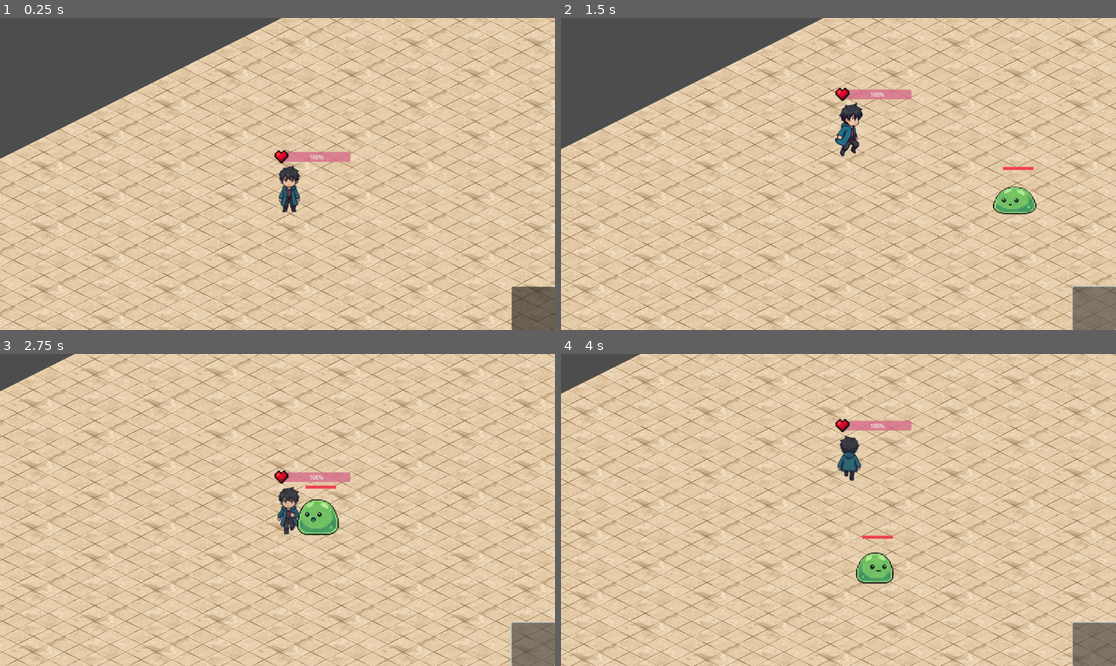
Above: before the commit, frames 1-4 (two rows, left to right).
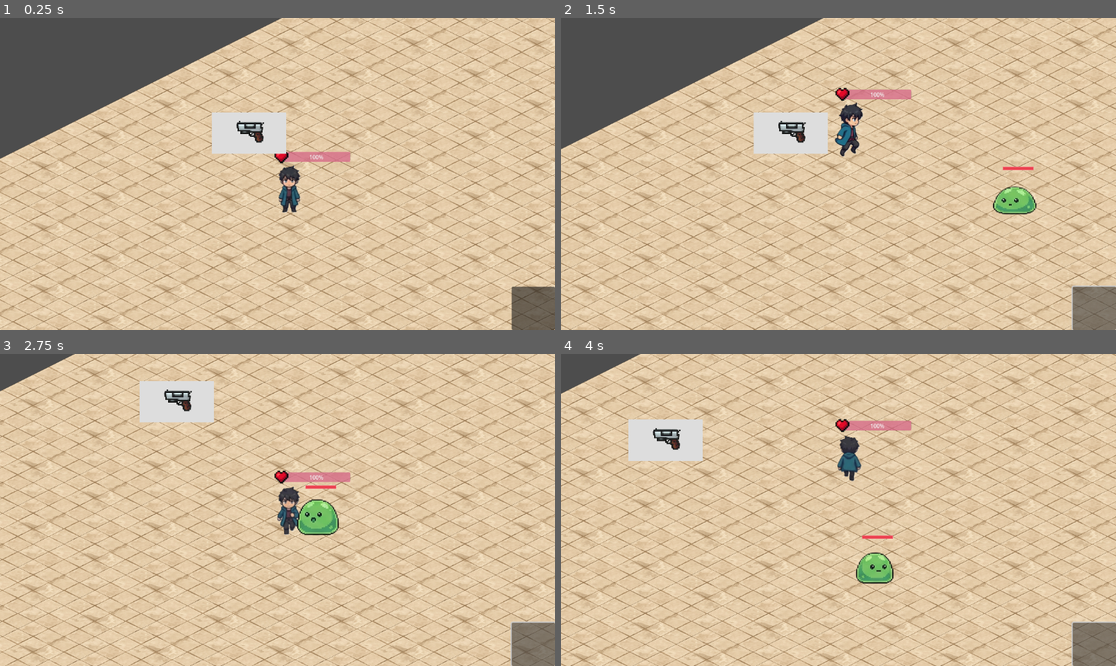
Above: after the commit, the same moments.

Repository: Fiona361123/Survive-till-Last
Game: Godot game, scene res://Floor.tscn
The game is run twice, just before and just after one commit, with the same random seed, the same clock (stepped at 60 frames per second) and the same inputs. This scene is started directly instead of the project's main scene. The engine's default icon, where the game draws it, is replaced by a stand-in: a white triangle on a blue panel in a dark square.
Inputs (mouse positions are in pixels of both pictures, inside the frame that each line leads up to):
- Up to frame 1 (0.25 s): no input
- Up to frame 2 (1.5 s): click (1093, 308) at 0.5 s; tap Enter (ui_accept) at 1.25 s; hold Right (ui_right) from 1.28 s (still down)
- Up to frame 3 (2.75 s): tap Enter (ui_accept) at 1.52, 2.27 s; release Right (ui_right) at 2.03 s; hold Down (ui_down) from 2.03 s (still down)
- Up to frame 4 (4 s): release Down (ui_down) at 2.78 s; hold Right (ui_right) 2.78-3.53 s; hold Up (ui_up) from 3.53 s (still down); tap Enter (ui_accept) at 3.77 s

The runs differ from the first frame. In frame 1, 1.8% of the frame differs, in the area x 38-52%, y 30-44%; in frame 2, 1.8%; in frame 3, 1.8%; in frame 4, 1.8%, in the area x 12-26%, y 20-35%.

Commit message:
commit changes

Diff:
--- a/Floor.tscn
+++ b/Floor.tscn
@@ -8,6 +8,7 @@
 [ext_resource type="PackedScene" uid="uid://b0dr5ir16a8ga" path="res://Character/Player.tscn" id="6_yrkb7"]
 [ext_resource type="PackedScene" uid="uid://ln4sqbmynwsn" path="res://Enemy/enemy.tscn" id="7_0gdli"]
 [ext_resource type="Script" uid="uid://d13cn23j4q5ys" path="res://map-boundary.gd" id="8_gq7au"]
+[ext_resource type="PackedScene" uid="uid://s23yos4qiwry" path="res://weapons/pickups/gun_Pickup.tscn" id="9_f2mh0"]
 
 [sub_resource type="TileSetAtlasSource" id="TileSetAtlasSource_yrkb7"]
 texture = ExtResource("1_3tt66")
@@ -69,3 +70,5 @@
 position = Vector2(1117.4888, -266.56378)
 build_mode = 1
 polygon = PackedVector2Array(-2900.4888, 1651.5637, -1548.4888, 992.5638, -2325.4888, 602.5638, -906.4888, -95.43622, - …(764 unchanged characters)…
+
+[node name="GunPickup" parent="." unique_id=1823180530 instance=ExtResource("9_f2mh0")]
--- a/weapons/Gun.tscn
+++ b/weapons/Gun.tscn
@@ -1,10 +1,6 @@
-[gd_scene format=3 uid="uid://hy4mmojpmnbo"]
+[gd_scene format=3 uid="uid://3qf7ulm17uvx"]
 
 [ext_resource type="Script" uid="uid://b638vaoxuarxl" path="res://weapons/pickups/gunPickup.gd" id="1_kp4bd"]
 
 [node name="GunPickUp" type="Area2D" unique_id=661040393]
 script = ExtResource("1_kp4bd")
-
-[node name="CollisionShape2D" type="CollisionShape2D" parent="." unique_id=1530571097]
-
-[node name="Sprite2D" type="Sprite2D" parent="." unique_id=1454067153]
--- a/weapons/gun/Bullet.tscn
+++ b/weapons/gun/Bullet.tscn
@@ -1,6 +1,10 @@
 [gd_scene format=3 uid="uid://b7qvg8reecsi"]
 
 [ext_resource type="Script" uid="uid://ccfhusj11ylyw" path="res://weapons/gun/bullet.gd" id="1_nejg2"]
+[ext_resource type="Texture2D" uid="uid://de4he0wdq8nnx" path="res://icon.svg" id="2_35b77"]
+
+[sub_resource type="CircleShape2D" id="CircleShape2D_enfu2"]
+radius = 4.0
 
 [node name="Bullet" type="Node2D" unique_id=1137349482]
 script = ExtResource("1_nejg2")
@@ -8,5 +12,7 @@
 [node name="HitArea" type="Area2D" parent="." unique_id=1919507090]
 
 [node name="CollisionShape2D" type="CollisionShape2D" parent="HitArea" unique_id=823630970]
+shape = SubResource("CircleShape2D_enfu2")
 
 [node name="Sprite2D" type="Sprite2D" parent="." unique_id=2102250280]
+texture = ExtResource("2_35b77")
--- a/weapons/gun/Gun.tscn
+++ b/weapons/gun/Gun.tscn
@@ -1,3 +1,18 @@
 [gd_scene format=3 uid="uid://b03bsxovcm7u6"]
 
-[node name="Gun_tscn" type="Node2D" unique_id=1890288753]
+[ext_resource type="Script" uid="uid://6ekiel038nn0" path="res://weapons/gun/gun.gd" id="1_2hm6b"]
+[ext_resource type="PackedScene" uid="uid://b7qvg8reecsi" path="res://weapons/gun/Bullet.tscn" id="2_rb71s"]
+[ext_resource type="Texture2D" uid="uid://de4he0wdq8nnx" path="res://icon.svg" id="3_axhu5"]
+
+[sub_resource type="CircleShape2D" id="CircleShape2D_rb71s"]
+radius = 4.0
+
+[node name="Gun" type="Node2D" unique_id=1890288753]
+script = ExtResource("1_2hm6b")
+bullet_scene = ExtResource("2_rb71s")
+
+[node name="CollisionShape2D" type="CollisionShape2D" parent="." unique_id=1703431313]
+shape = SubResource("CircleShape2D_rb71s")
+
+[node name="Sprite2D" type="Sprite2D" parent="." unique_id=634110575]
+texture = ExtResource("3_axhu5")
--- a/weapons/pickups/gun_pickup.tscn
+++ b/weapons/pickups/gun_pickup.tscn
@@ -1,3 +1,15 @@
 [gd_scene format=3 uid="uid://s23yos4qiwry"]
 
-[node name="GunPickup" type="Node2D" unique_id=1823180530]
+[ext_resource type="Texture2D" uid="uid://dq6us65exc70n" path="res://weapons/gun/image_3bff7d.png" id="1_3qlc3"]
+
+[sub_resource type="CircleShape2D" id="CircleShape2D_514at"]
+radius = 40.0
+
+[node name="GunPickup" type="Node2D" unique_id=35244651]
+
+[node name="CollisionShape2D" type="CollisionShape2D" parent="." unique_id=901829908]
+shape = SubResource("CircleShape2D_514at")
+
+[node name="Sprite2D" type="Sprite2D" parent="." unique_id=688594682]
+scale = Vector2(0.3, 0.3)
+texture = ExtResource("1_3qlc3")
Binary file added: Character/Character Icon/press-here-button-with-realistic-red-emblem-click-here-button-icon-for-user-interface-png.webp
Not shown, added: Character/Character Icon/press-here-button-with-realistic-red-emblem-click-here-button-icon-for-user-interface-png.webp.import
Binary file added: weapons/gun/gun_02.png
Not shown, added: weapons/gun/gun_02.png.import
Binary file added: weapons/gun/image_3bff7d.png
Not shown, added: weapons/gun/image_3bff7d.png.import
